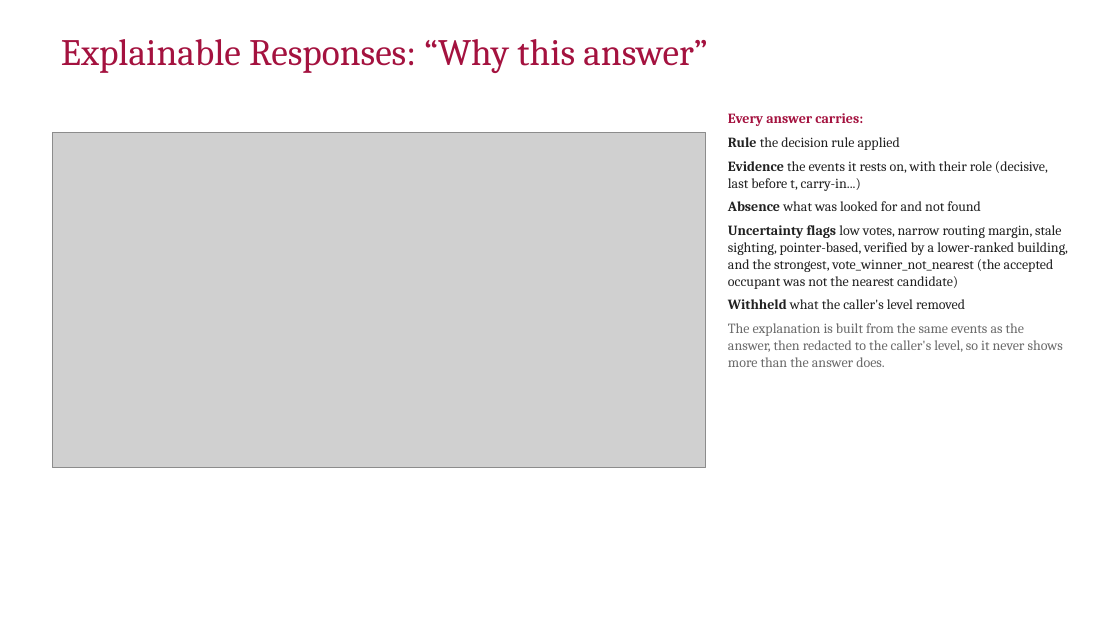
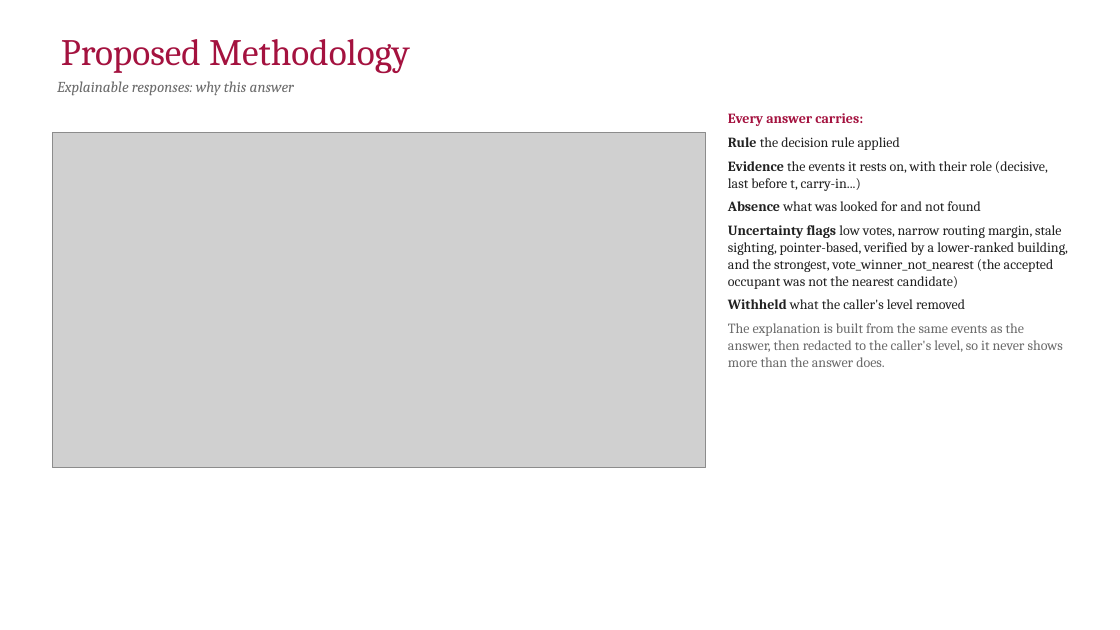
Before and after one commit to yadhu-vipin/Occupant_Tracking_v2, a slide deck: slide 12 of final_review/S7_Final_Review_Group_C3.pptx (slide 13 before the commit). Drawn at 1120x630 pixels with LibreOffice and Linux fonts; fonts in the diff are those of the drawing; grey boxes stand for pictures; background and template pictures are left out. Boxes give left, top, right and bottom in pixels: in the first picture for what was removed or moved away, otherwise in the second. Text is boxed around its words. In the diff, an @@ line names an element or a change of style, - is before the commit and + after.

```diff
--- a/final_review/S7_Final_Review_Group_C3.pptx
+++ b/final_review/S7_Final_Review_Group_C3.pptx
@@ title at (61,39,410,74): text changed @@
-Explainable Responses: “Why this answer”
+Proposed Methodology
@@ text added at (57,81,294,96), 13 pt, text #6B6B6B, italic @@
+Explainable responses: why this answer
```
Also in this commit, not shown: 10 other slides changed, 5 slides removed, 2 other files.
